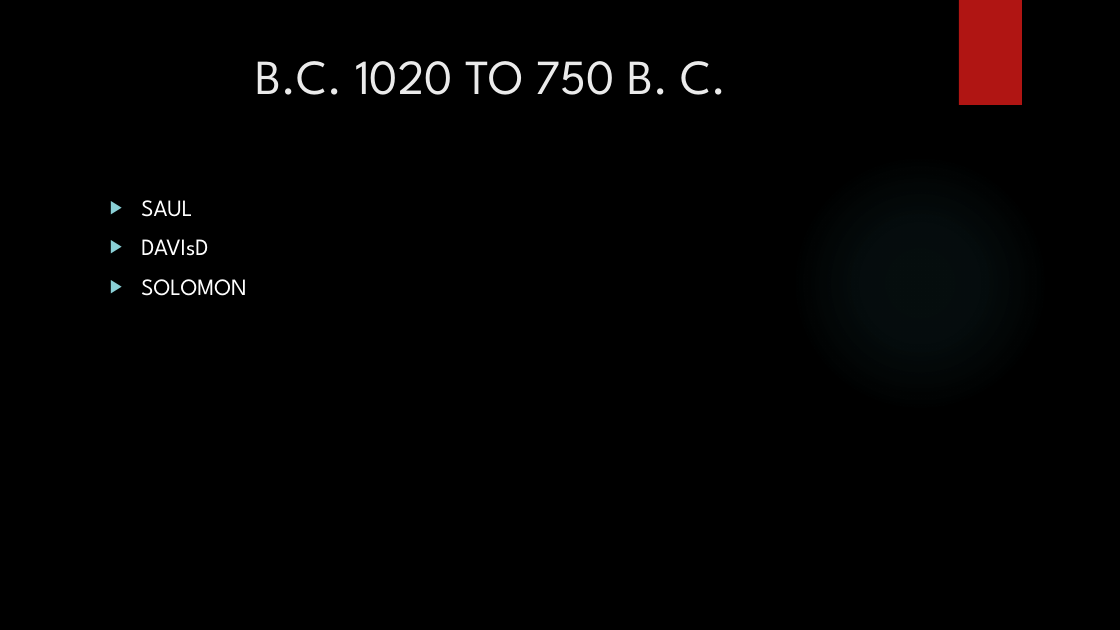
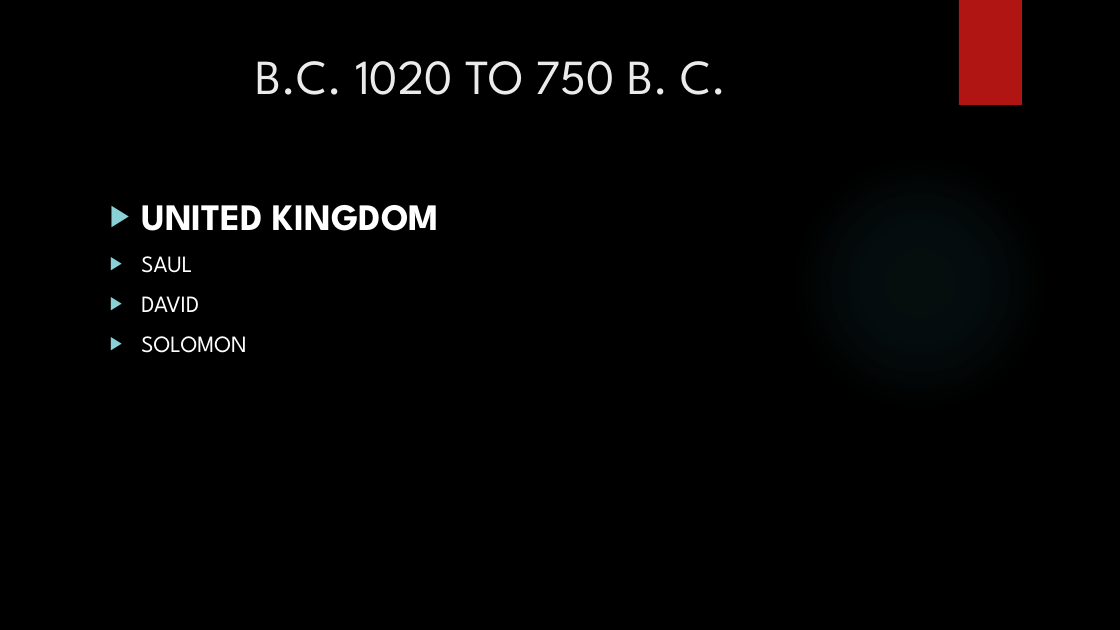
Before and after one commit to Seffin/Daddy-File, a slide deck: slide 3 of ZBC/THE PROPHETS.pptx. Drawn at 1120x630 pixels with LibreOffice and Linux fonts; fonts in the diff are those of the drawing; background and template pictures are left out. Boxes give left, top, right and bottom in pixels: in the first picture for what was removed or moved away, otherwise in the second. Text is boxed around its words. In the diff, an @@ line names an element or a change of style, - is before the commit and + after.

```diff
--- a/ZBC/THE PROPHETS.pptx
+++ b/ZBC/THE PROPHETS.pptx
@@ text at <box>141,205,440,231</box>: paragraph added @@
+▶ UNITED KINGDOM
@@ text at <box>141,296,199,312</box>: text changed @@
-▶ DAVIsD
+▶ DAVID
```
Also in this commit, not shown: 2 other slides changed, 17 slides added, 15 other files.
